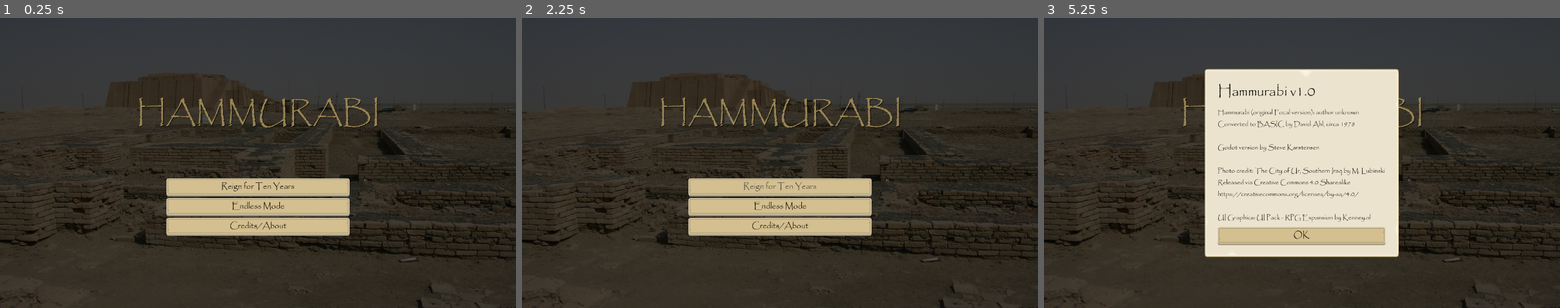
Above: before the commit, frames 1-3 (left to right).
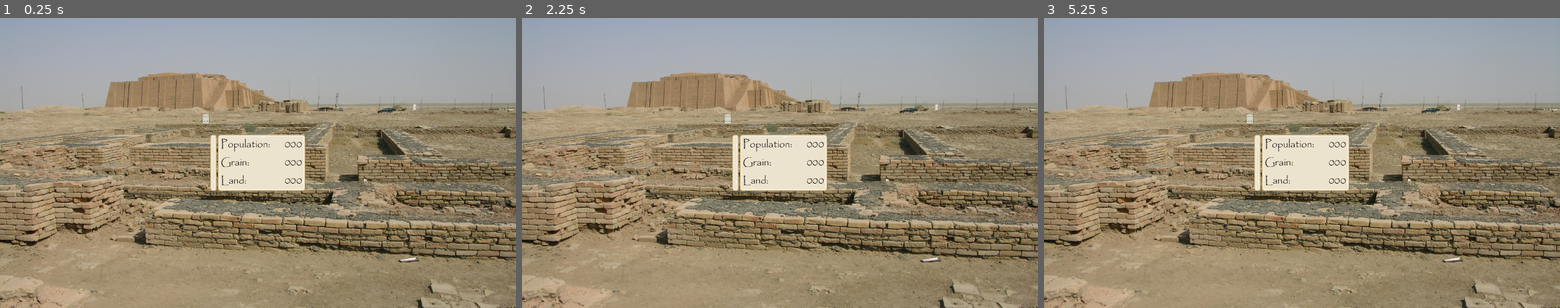
Above: after the commit, the same moments.

Repository: skarstensen/hammurabi
Game: Godot game, scene res://scenes/ui/game.tscn
The game is run twice, just before and just after one commit, with the same random seed, the same clock (stepped at 60 frames per second) and the same inputs.
Inputs (mouse positions are in pixels of both pictures, inside the frame that each line leads up to):
- Up to frame 1 (0.25 s): no input
- Up to frame 2 (2.25 s): click (780, 206) at 0.5 s, where only the run before the commit has a clickable "Endless Mode"; click (780, 206) at 1.25 s, where only the run before the commit has a clickable "Endless Mode"; click (780, 186) at 2 s, where only the run before the commit has a clickable "Reign for Ten Years"
- Up to frame 3 (5.25 s): click (1302, 186) at 2.75 s, where only the run before the commit has a clickable "Reign for Ten Years"; click (1302, 186) at 3.5 s, where only the run before the commit has a clickable "Reign for Ten Years"; click (1302, 206) at 4.25 s, where only the run before the commit has a clickable "Endless Mode"; click (1302, 226) at 5 s, where only the run before the commit has a clickable "Credits/About"

The runs differ from the first frame. In frame 1, 99% of the frame differs, in the area x 0-100%, y 0-100%; in frame 2, 99%; in frame 3, 97%.

Commit message:
UI work - main view

Diff:
--- a/scenes/ui/game.tscn
+++ b/scenes/ui/game.tscn
@@ -1,7 +1,8 @@
-[gd_scene load_steps=4 format=3 uid="uid://cv0j7rb58oq5d"]
+[gd_scene load_steps=5 format=3 uid="uid://cv0j7rb58oq5d"]
 
 [ext_resource type="Texture2D" uid="uid://b62yqbjhso76d" path="res://gfx/ruins-of-ur-347.jpg" id="1_6q1ev"]
 [ext_resource type="Script" path="res://scripts/game.gd" id="1_lirti"]
+[ext_resource type="Theme" uid="uid://btn0fpp53vl7w" path="res://primary_theme.tres" id="2_a6l84"]
 [ext_resource type="PackedScene" uid="uid://w7ls8sn1xxit" path="res://scenes/ui/menu_system.tscn" id="2_wfs1l"]
 
 [node name="Game" type="Node"]
@@ -14,6 +15,7 @@
 anchor_bottom = 1.0
 grow_horizontal = 2
 grow_vertical = 2
+theme = ExtResource("2_a6l84")
 
 [node name="TextureRect" type="TextureRect" parent="Main UI"]
 layout_mode = 1
@@ -24,4 +26,63 @@
 grow_vertical = 2
 texture = ExtResource("1_6q1ev")
 
+[node name="CenterContainer" type="CenterContainer" parent="Main UI"]
+layout_mode = 1
+anchors_preset = 15
+anchor_right = 1.0
+anchor_bottom = 1.0
+grow_horizontal = 2
+grow_vertical = 2
+
+[node name="VBoxContainer" type="VBoxContainer" parent="Main UI/CenterContainer"]
+layout_mode = 2
+
+[node name="HBoxContainer" type="HBoxContainer" parent="Main UI/CenterContainer/VBoxContainer"]
+layout_mode = 2
+
+[node name="Main Window" type="PanelContainer" parent="Main UI/CenterContainer/VBoxContainer/HBoxContainer"]
+layout_mode = 2
+
+[node name="Stats" type="PanelContainer" parent="Main UI/CenterContainer/VBoxContainer/HBoxContainer"]
+layout_mode = 2
+
+[node name="GridContainer" type="GridContainer" parent="Main UI/CenterContainer/VBoxContainer/HBoxContainer/Stats"]
+layout_mode = 2
+columns = 2
+
+[node name="Population Label" type="Label" parent="Main UI/CenterContainer/VBoxContainer/HBoxContainer/Stats/GridContainer"]
+layout_mode = 2
+theme_override_font_sizes/font_size = 25
+text = "Population:"
+
+[node name="Population Value" type="Label" parent="Main UI/CenterContainer/VBoxContainer/HBoxContainer/Stats/GridContainer"]
+custom_minimum_size = Vector2(75, 0)
+layout_mode = 2
+theme_override_font_sizes/font_size = 25
+text = "000"
+horizontal_alignment = 2
+
+[node name="Grain Label" type="Label" parent="Main UI/CenterContainer/VBoxContainer/HBoxContainer/Stats/GridContainer"]
+layout_mode = 2
+theme_override_font_sizes/font_size = 25
+text = "Grain:"
+
+[node name="Grain Value Label" type="Label" parent="Main UI/CenterContainer/VBoxContainer/HBoxContainer/Stats/GridContainer"]
+layout_mode = 2
+theme_override_font_sizes/font_size = 25
+text = "000"
+horizontal_alignment = 2
+
+[node name="Land Label" type="Label" parent="Main UI/CenterContainer/VBoxContainer/HBoxContainer/Stats/GridContainer"]
+layout_mode = 2
+theme_override_font_sizes/font_size = 25
+text = "Land:"
+
+[node name="Land Value Label" type="Label" parent="Main UI/CenterContainer/VBoxContainer/HBoxContainer/Stats/GridContainer"]
+layout_mode = 2
+theme_override_font_sizes/font_size = 25
+text = "000"
+horizontal_alignment = 2
+
 [node name="Menu System" parent="." instance=ExtResource("2_wfs1l")]
+visible = false
